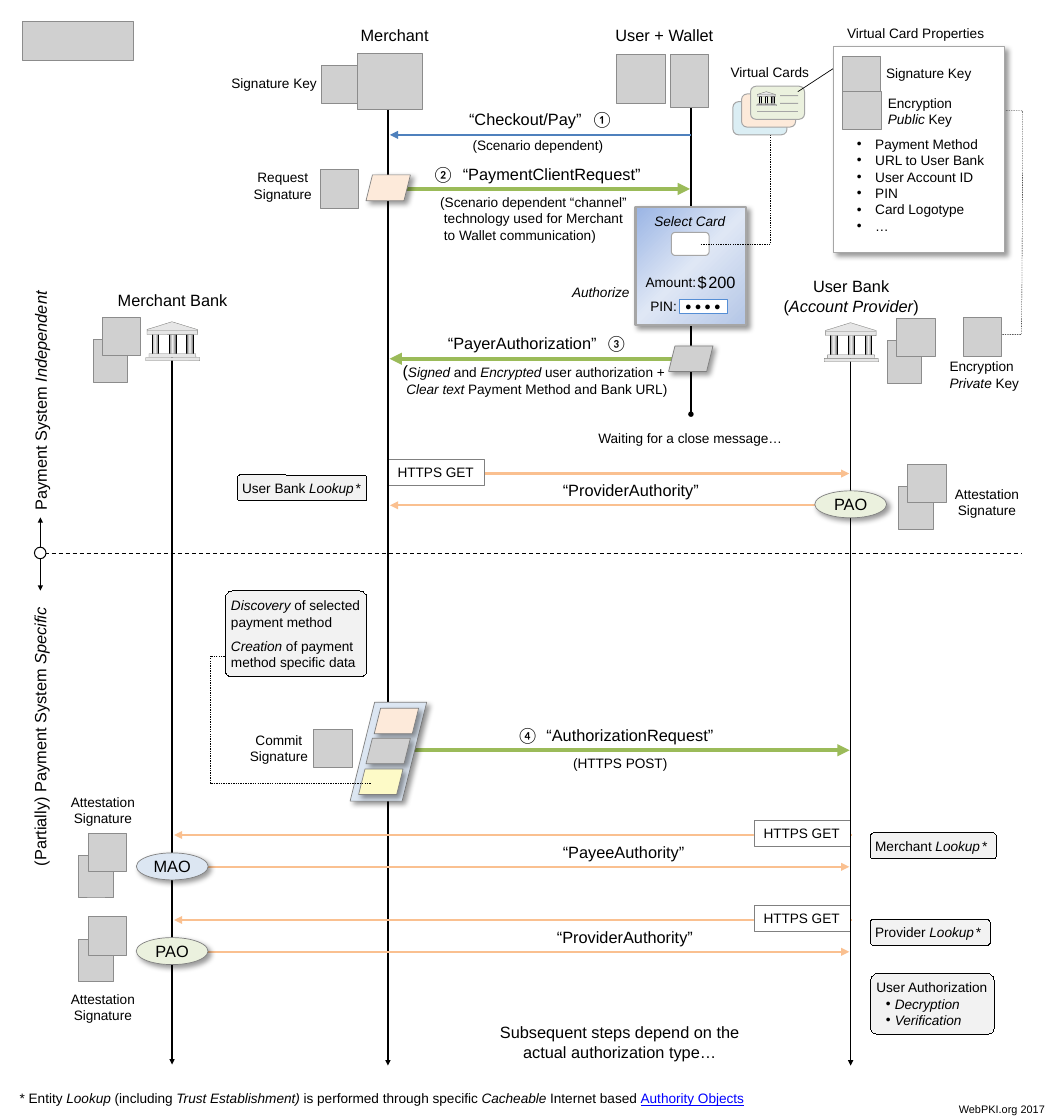
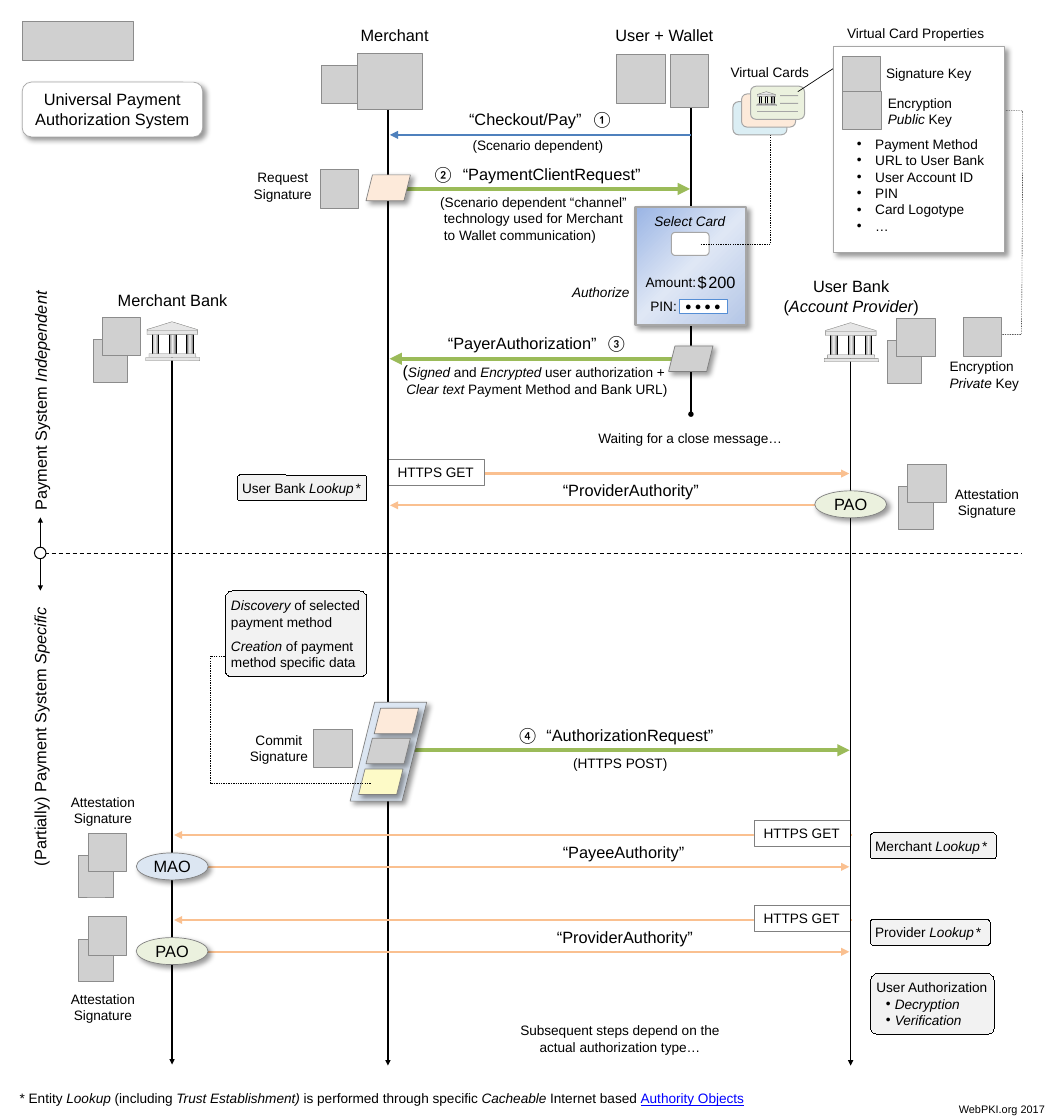
Before and after one commit to cyberphone/doc, a slide deck: slide 1 of saturn/saturn-authorization.pptx. Drawn at 1054x1120 pixels with LibreOffice and Linux fonts; fonts in the diff are those of the drawing; grey boxes stand for pictures. Boxes give left, top, right and bottom in pixels: in the first picture for what was removed or moved away, otherwise in the second. Text is boxed around its words. In the diff, an @@ line names an element or a change of style, - is before the commit and + after.

```diff
--- a/saturn/saturn-authorization.pptx
+++ b/saturn/saturn-authorization.pptx
@@ rounded rectangle added at (23,82,203,137), fill #FFFFFF, outline #A6A6A6 0.5 pt, 12 pt, text #000000 @@
+Universal Payment
+Authorization System
@@ text removed at (231,78,316,91) @@
-Signature Key
@@ text "Subsequent steps depend on the" at (520,1025,720,1055): size 12 to 10 pt @@
```
Also in this commit, not shown: 1 other file.
